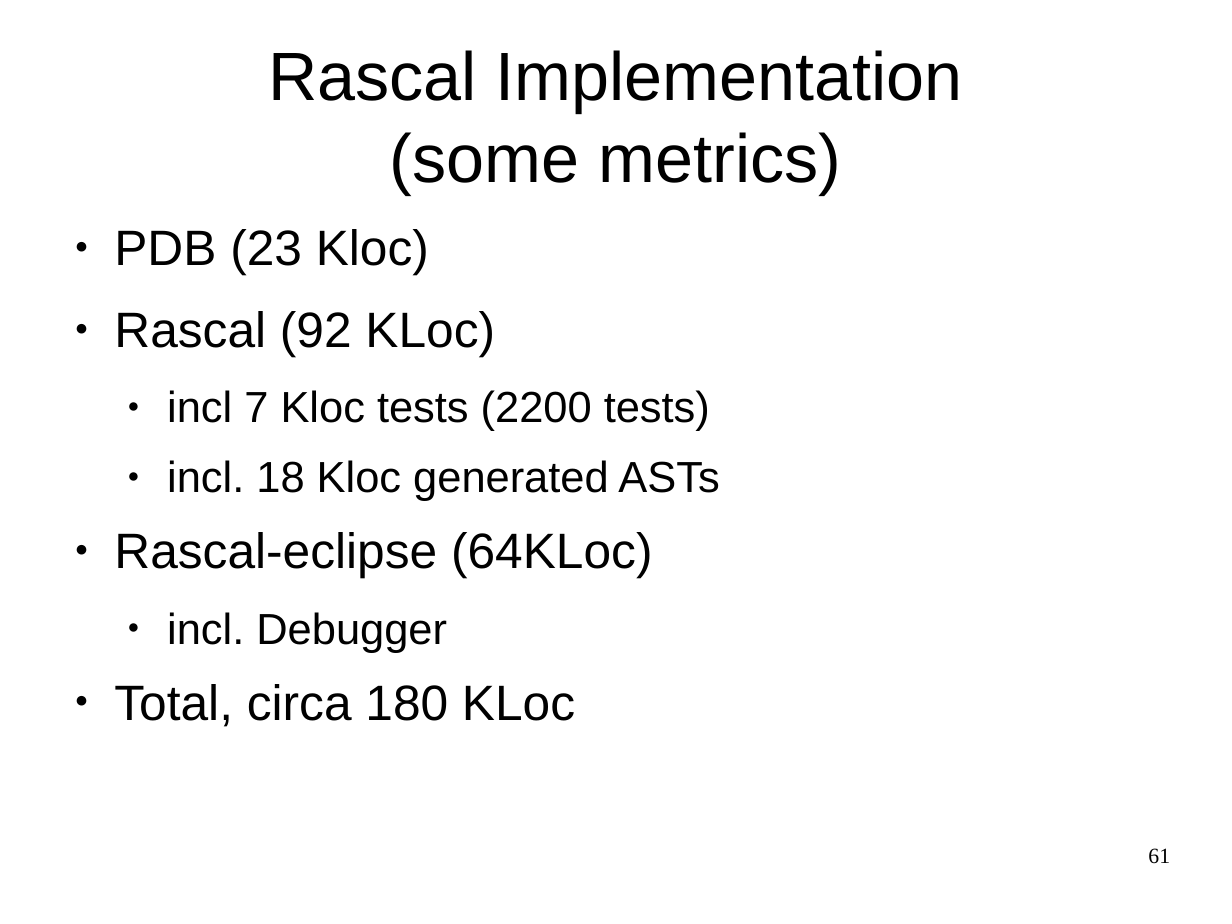
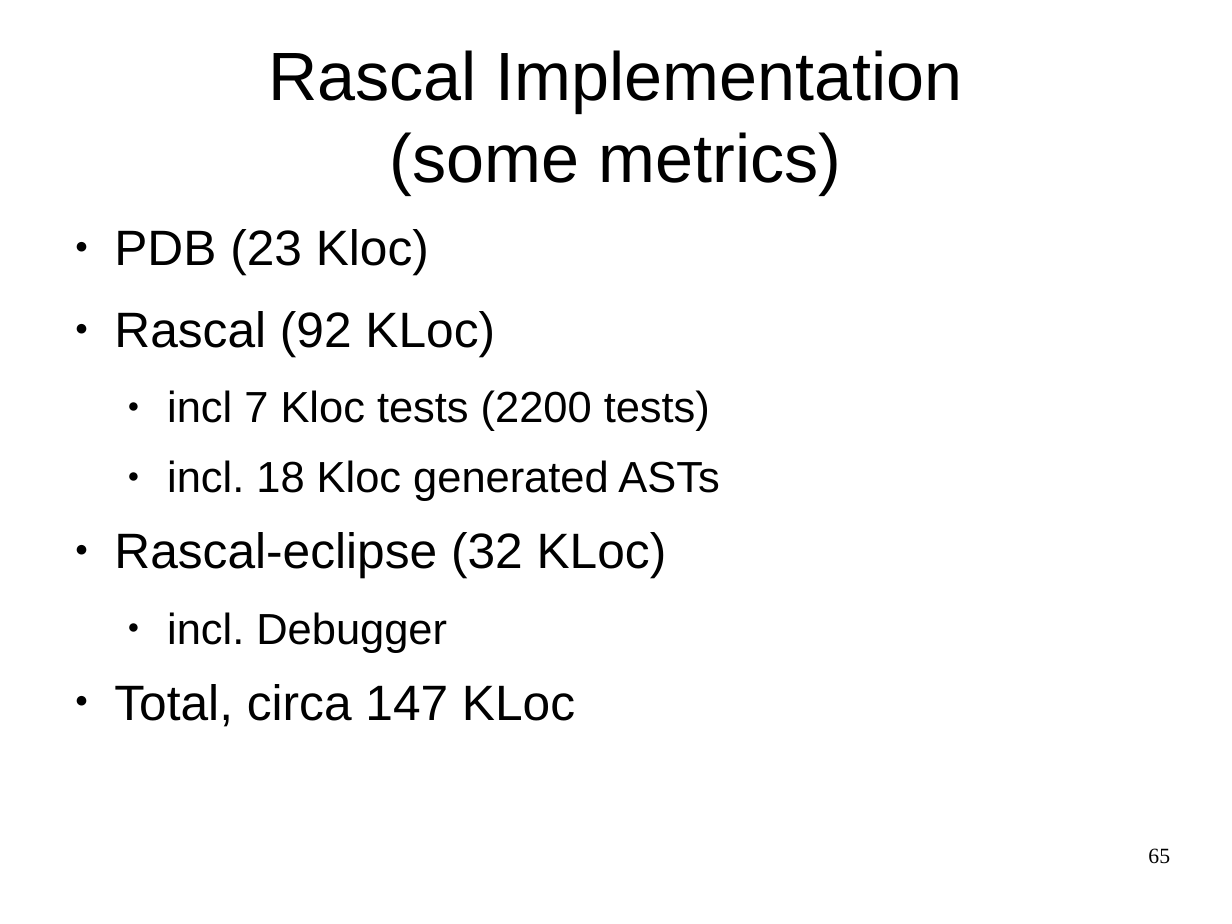
Before and after one commit to cwi-swat/meta-environment, a slide deck: slide 65 of meta-doc/analysis/rascal-slides/rascal-slides.odp (slide 61 before the commit). Drawn at 1232x924 pixels with LibreOffice and Linux fonts; fonts in the diff are those of the drawing; background and template pictures are left out. Boxes give left, top, right and bottom in pixels: in the first picture for what was removed or moved away, otherwise in the second. Text is boxed around its words. In the diff, an @@ line names an element or a change of style, - is before the commit and + after.

```diff
--- a/meta-doc/analysis/rascal-slides/rascal-slides.odp
+++ b/meta-doc/analysis/rascal-slides/rascal-slides.odp
@@ text at <box>114,532,667,578</box>: text changed @@
-● Rascal-eclipse (64KLoc)
+● Rascal-eclipse (32 KLoc)
@@ text at <box>114,684,575,727</box>: text changed @@
-● Total, circa 180 KLoc
+● Total, circa 147 KLoc
@@ page number at <box>1148,848,1170,864</box>: text changed @@
-61
+65
```
Also in this commit, not shown: 19 other slides changed, 5 slides added, 1 slide removed, 1 other file.
